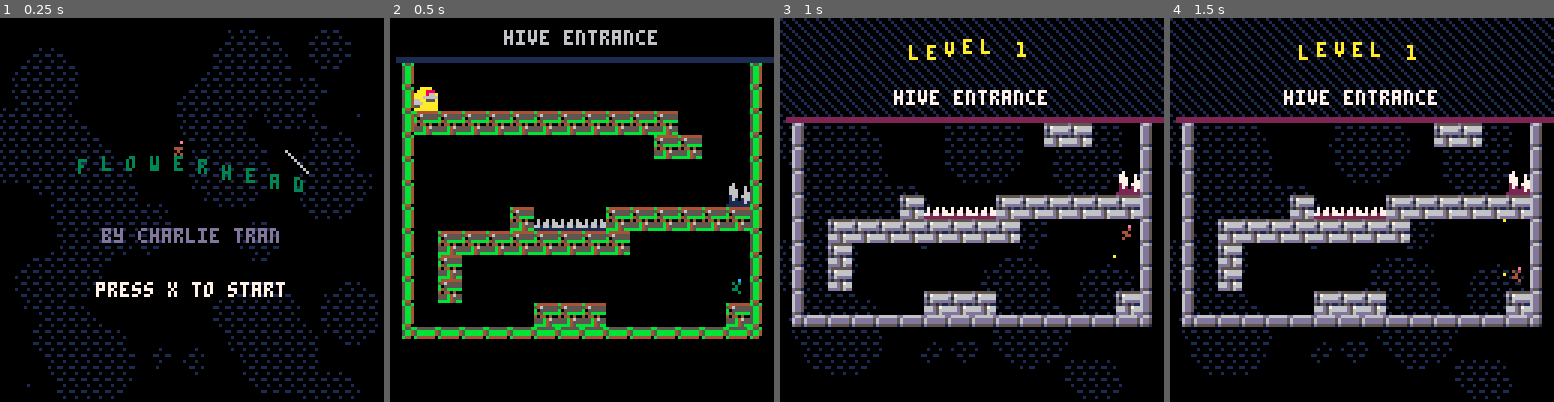
Above: before the commit, frames 1-4 (left to right).
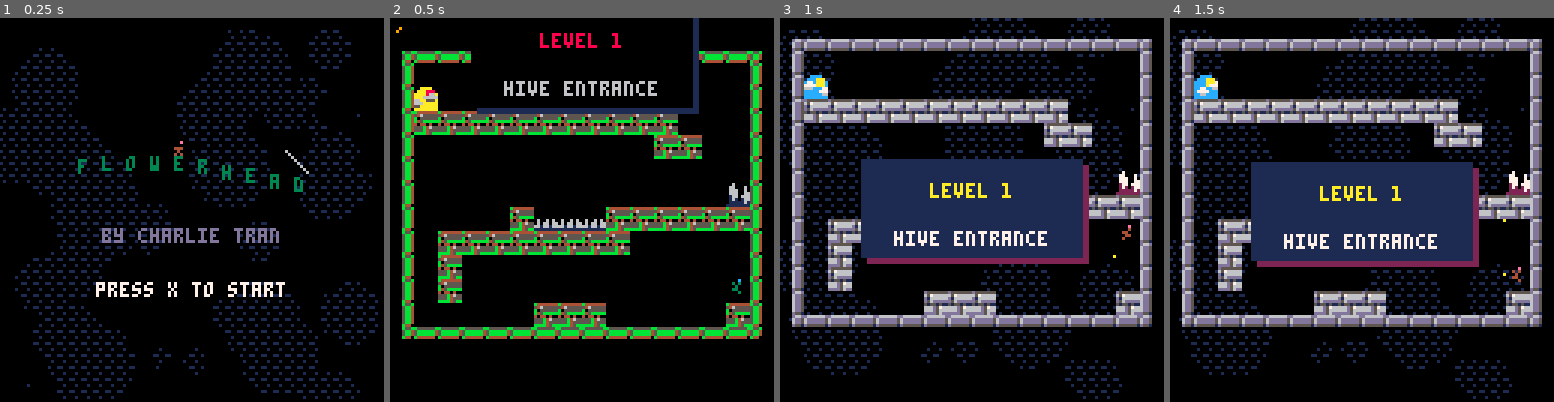
Above: after the commit, the same moments.

Repository: charlietran/flowerhead
Game: PICO-8 cartridge flowerhead.p8
Two runs of this game, one before a commit and one after it. Both use one fixed random seed, a clock stepped at 60 frames per second and the inputs below.
Inputs:
- Up to frame 1 (0.25 s): no input
- Up to frame 2 (0.5 s): tap X (X key) at 0.33 s
- Up to frame 3 (1 s): tap O (Z key) at 0.7 s
- Up to frame 4 (1.5 s): tap X (X key) at 1.07 s

Frame 1 is identical in both runs. In frame 2, 4.9% of the frame differs, in the area x 1-100%, y 0-25%; in frame 3, 30%; in frame 4, 30%, in the area x 0-100%, y 0-65%.

Commit message:
Simplify level banner

Diff:
--- a/flowerhead.p8
+++ b/flowerhead.p8
@@ -485,18 +485,24 @@
   local banner={
     title="level "..level.index,
     caption=level.desc,
-    height=level.banner_height or 32,
+    height=32,
     x=0
   }
   banner.y=-banner.height -- start banner off screen
   add(self.list,banner)
 
-  local anim1={duration=45,props={x=0,y=0}}
-  local anim2={duration=45,props={x=0,y=-banner.height},easing=ease_in_quad}
+  local anim1={
+   duration=45,
+   props={x=0,y=64-(banner.height/2)}
+  }
+  local anim2={
+   duration=45,
+   props={x=0,y=-banner.height},
+   easing=ease_in_quad
+  }
   local seq=coroutine_sequence({
     make_animation(banner,anim1),
-    make_delay(30),
-    make_animation(banner,anim2),
+    make_delay(60),
     function() del(self.list,banner) end
   })
 
@@ -510,22 +516,28 @@
     -- adjust banner x and y for camera position
     local x=cam.x-64
     local y=cam.y-64+b.y
-    local width=127
+    local width=73
     local margin=(128-width)/2
 
     rectfill(x+margin+2,y+2,x+margin+width+2,y+b.height+2,2)
-    fillp(0b0111101111011110)
+    --fillp(0b0111101111011110)
     rectfill(x+margin,y,x+margin+width,y+b.height,1)
-    fillp()
-
-    for i=1,#b.title do
-      print(
-        sub(b.title,i,i),
-        x+margin+(width-#b.title*6)/2 + (i-1)*6,
-        y+b.height/4+sin(i/#b.title + tm/2),
-        10)
-    end
-
+    --fillp()
+
+    --for i=1,#b.title do
+    --  print(
+    --    sub(b.title,i,i),
+    --    x+margin+(width-#b.title*6)/2 + (i-1)*6,
+    --    y+b.height/4+sin(i/#b.title + tm/2),
+    --    10)
+    --end
+
+    print(
+     b.title,
+     x+margin+(width-#b.title*4)/2,
+     y+b.height/4,
+     10
+    )
     print(
       b.caption,
       x+margin+(width-#b.caption*4)/2,
